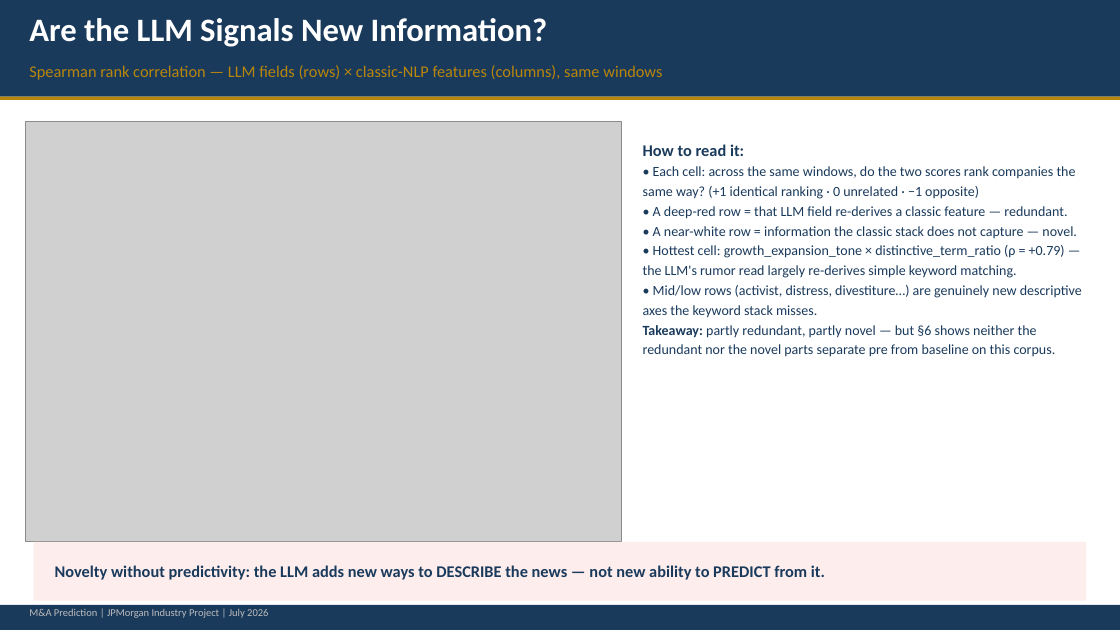
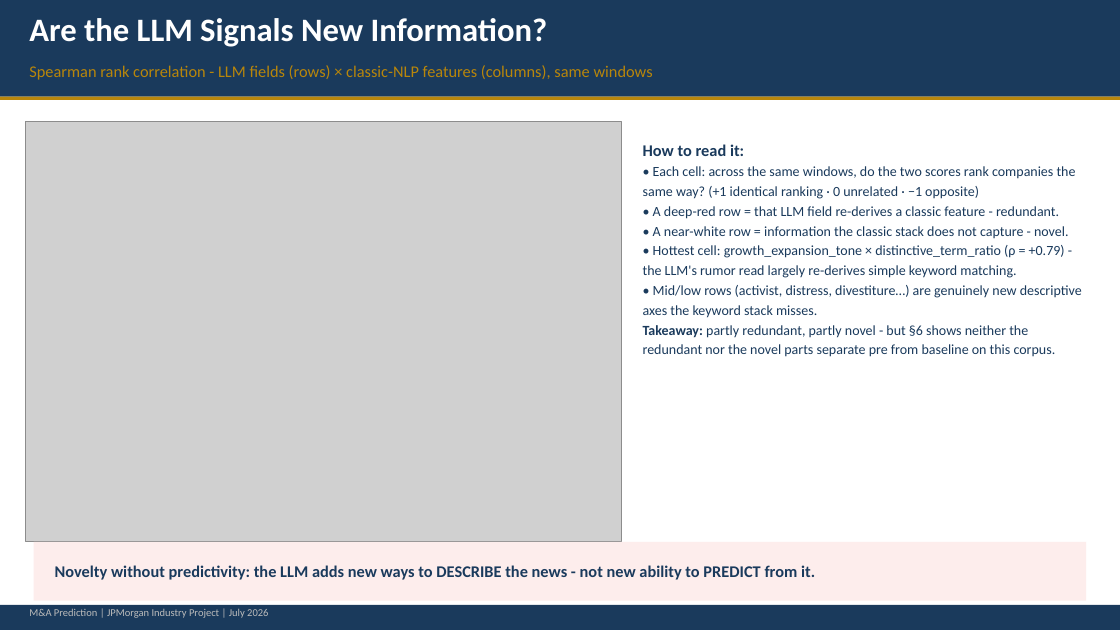
Before and after one commit to cindyfu0312/ucb-jpm-MA-prediction, a slide deck: slide 8 of reports/week6_llm_ma_prediction_presentation.pptx (slide 9 before the commit). Drawn at 1120x630 pixels with LibreOffice and Linux fonts; fonts in the diff are those of the drawing; grey boxes stand for pictures. Boxes give left, top, right and bottom in pixels: in the first picture for what was removed or moved away, otherwise in the second. Text is boxed around its words. In the diff, an @@ line names an element or a change of style, - is before the commit and + after.

Commit message:
Deck: cut redundant prompt slide, add interpretation, drop em dashes
- Remove the old 'What the Model Actually Reads' slide (superseded by the
  detailed 'The Exact Call' slide). Deck is now 13 slides.
- Masking & Repeatability: replace the summary table with two per-chart
  interpretation cards explaining what the scatter plots show.
- Verdict slide: drop the pre-registered-criteria table (hard to present)
  and replace it with a plain-English verdict banner; simplify the title.
- Replace all em/en dashes with hyphens across the deck, and sanitize
  stats-derived text at load so notebook output can't reintroduce them.

```diff
--- a/reports/week6_llm_ma_prediction_presentation.pptx
+++ b/reports/week6_llm_ma_prediction_presentation.pptx
@@ text at (29,65,653,80): text changed @@
-Spearman rank correlation — LLM fields (rows) × classic-NLP features (columns), same windows
+Spearman rank correlation - LLM fields (rows) × classic-NLP features (columns), same windows
@@ text at (643,206,1069,278): text changed @@
-• A deep-red row = that LLM field re-derives a classic feature — redundant.
-• A near-white row = information the classic stack does not capture — novel.
-• Hottest cell: growth_expansion_tone × distinctive_term_ratio (ρ = +0.79) — the LLM's rumor read largely re-derives simple keyword matching.
+• A deep-red row = that LLM field re-derives a classic feature - redundant.
+• A near-white row = information the classic stack does not capture - novel.
+• Hottest cell: growth_expansion_tone × distinctive_term_ratio (ρ = +0.79) - the LLM's rumor read largely re-derives simple keyword matching.
@@ text at (643,325,1056,357): text changed @@
-Takeaway: partly redundant, partly novel — but §6 shows neither the redundant nor the novel parts separate pre from baseline on this corpus.
+Takeaway: partly redundant, partly novel - but §6 shows neither the redundant nor the novel parts separate pre from baseline on this corpus.
@@ text at (55,565,815,580): text changed @@
-Novelty without predictivity: the LLM adds new ways to DESCRIBE the news — not new ability to PREDICT from it.
+Novelty without predictivity: the LLM adds new ways to DESCRIBE the news - not new ability to PREDICT from it.
```
Also in this commit, not shown: 10 other slides changed, 1 slide added, 2 slides removed, 1 other file.
